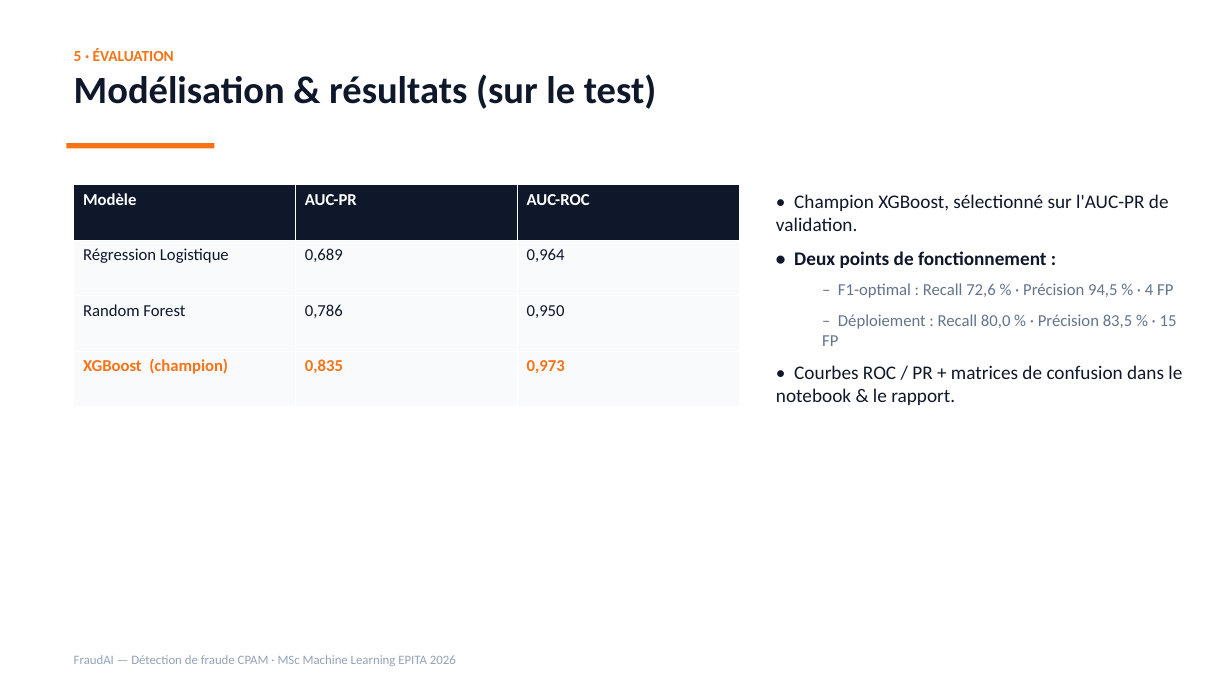
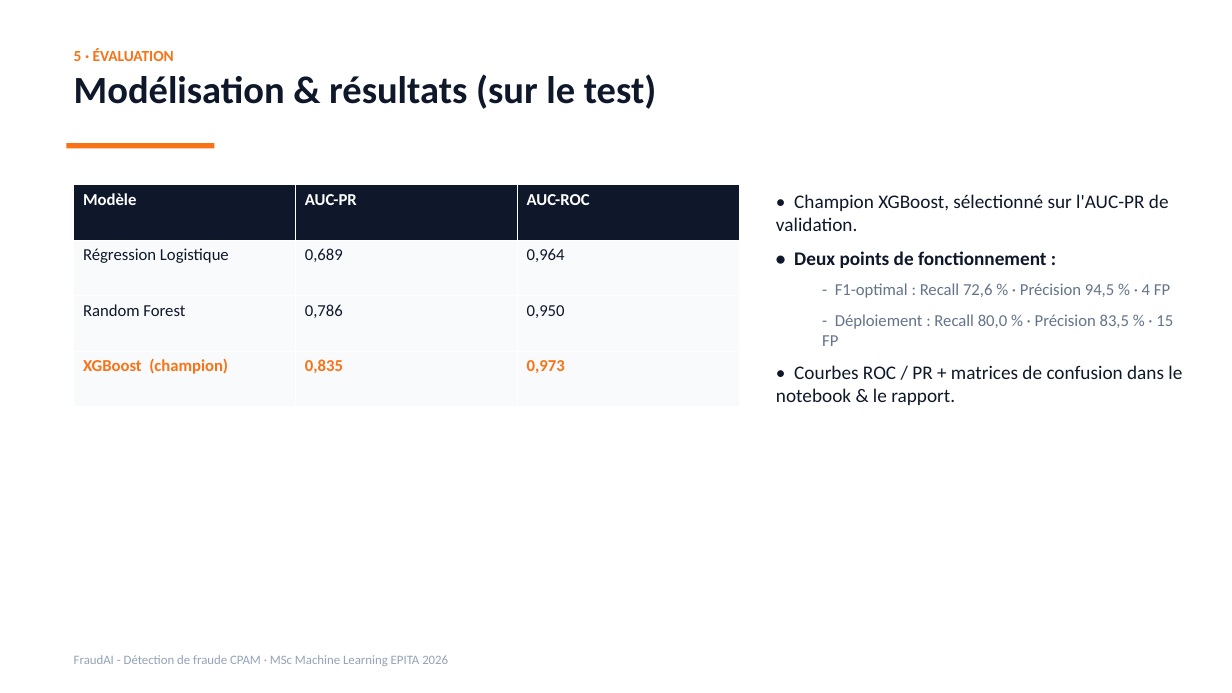
Before and after one commit to kteken10/Fondamentaux-Machine-Learning, a slide deck: slide 8 of rendu/03_FraudAI_Presentation.pptx. Drawn at 1232x693 pixels with LibreOffice and Linux fonts; fonts in the diff are those of the drawing. Boxes give left, top, right and bottom in pixels: in the first picture for what was removed or moved away, otherwise in the second. Text is boxed around its words. In the diff, an @@ line names an element or a change of style, - is before the commit and + after.

```diff
--- a/rendu/03_FraudAI_Presentation.pptx
+++ b/rendu/03_FraudAI_Presentation.pptx
@@ text at <box>822,283,1173,346</box>: text changed @@
-  – F1-optimal : Recall 72,6 % · Précision 94,5 % · 4 FP
-  – Déploiement : Recall 80,0 % · Précision 83,5 % · 15 FP
+  - F1-optimal : Recall 72,6 % · Précision 94,5 % · 4 FP
+  - Déploiement : Recall 80,0 % · Précision 83,5 % · 15 FP
@@ text at <box>74,655,448,666</box>: text changed @@
-FraudAI — Détection de fraude CPAM · MSc Machine Learning EPITA 2026
+FraudAI - Détection de fraude CPAM · MSc Machine Learning EPITA 2026
```
Also in this commit, not shown: 10 other slides changed, 2 other files.
